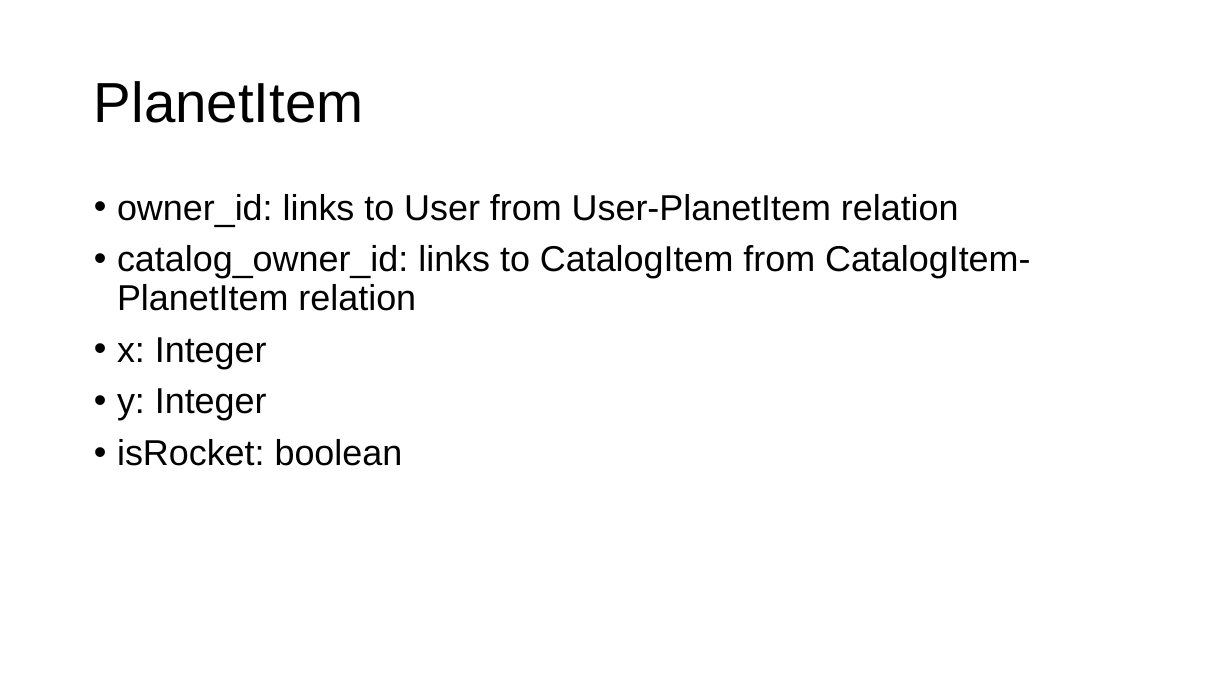
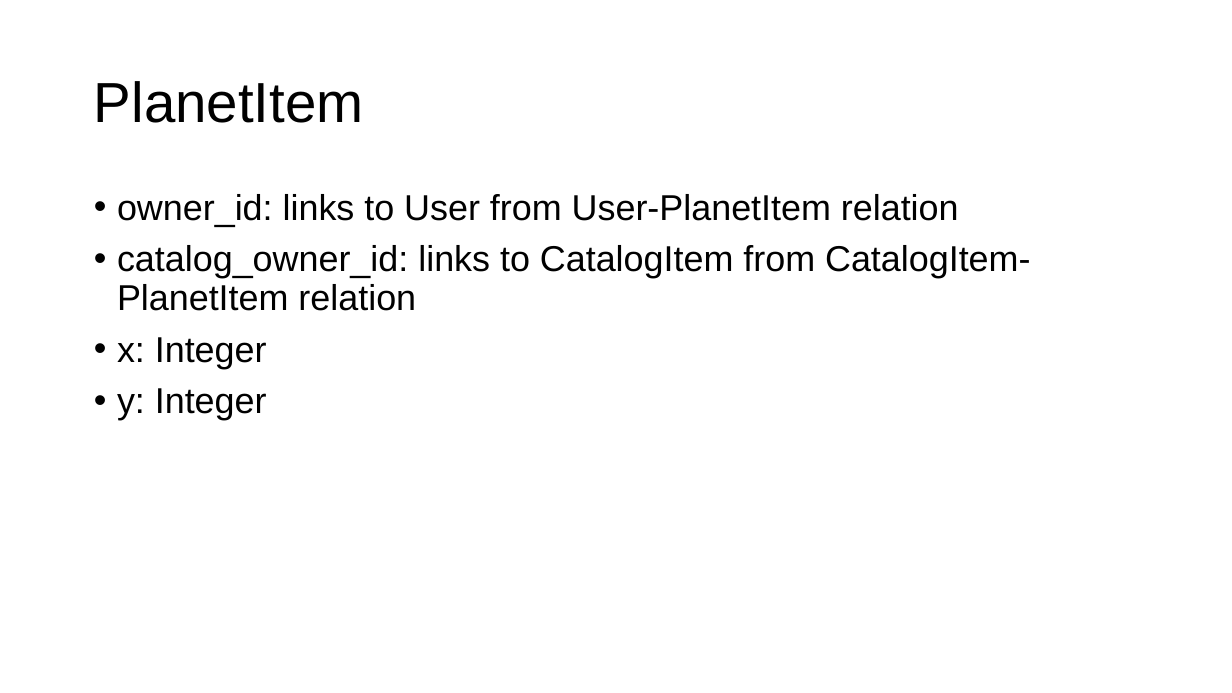
Before and after one commit to gmfk07/iu2018-backend, a slide deck: slide 14 of iu-spec-backend.pptx (slide 16 before the commit). Drawn at 1232x693 pixels with LibreOffice and Linux fonts; fonts in the diff are those of the drawing. Boxes give left, top, right and bottom in pixels: in the first picture for what was removed or moved away, otherwise in the second. Text is boxed around its words. In the diff, an @@ line names an element or a change of style, - is before the commit and + after.

Commit message:
Revert "Fixed backend bugs, added aliens, rockets, and user info"
This reverts commit 669a06f357fbbdafbfcf50668433925fe10a56d1.

```diff
--- a/iu-spec-backend.pptx
+++ b/iu-spec-backend.pptx
@@ text at box(117, 439, 403, 466): paragraph removed @@
-• isRocket: boolean
```
Also in this commit, not shown: 3 other slides changed, 4 slides removed, 5 other files.
